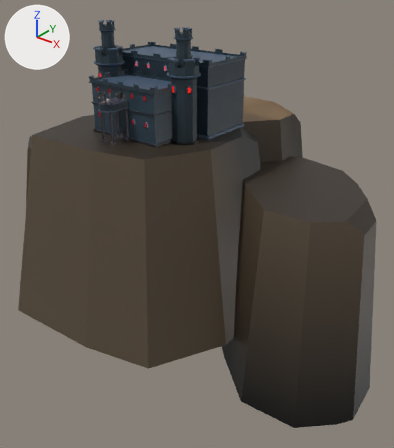
Two versions of the Blender file Art/Boss Battle/Boss Battle Env.blend, one commit apart.
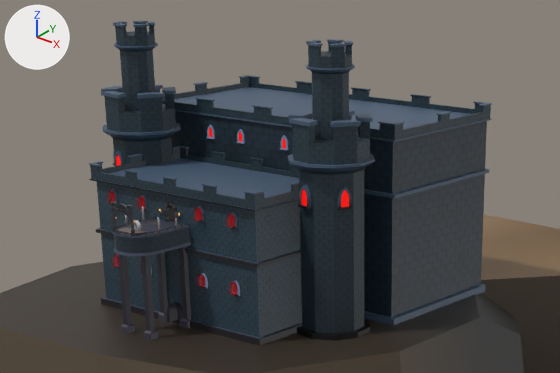
Each version appears first whole from a 50 mm camera at (327.0, -303.0, 103.0) aimed at (29.0, 70.0, -128.0), and next in a close-up on the part from 14% to 69% of the width and 3% to 35% of the height. The axes (+X, +Y, +Z) are drawn at upper left. The lights are the same throughout.

Objects in the first close-up: 'Balcony', 'Castle Ending Hill', 'Castle Endings', 'Castle Glow'.
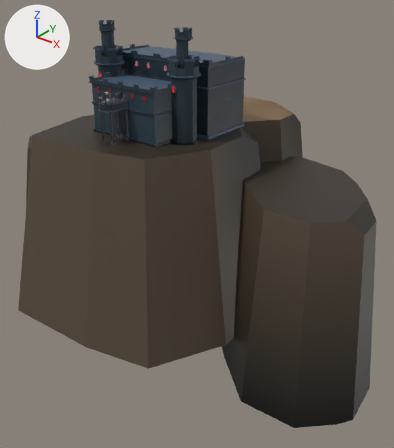
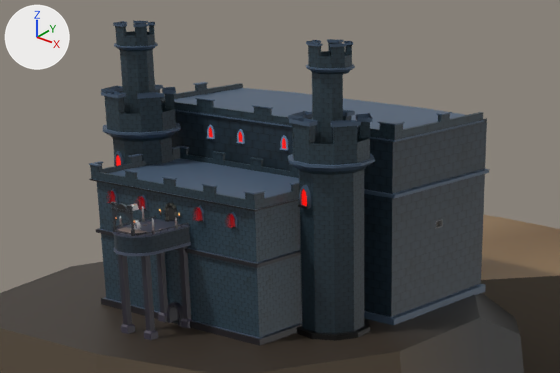
Boxes (x1, y1, x2, y2) around the edits, measured in the close-ups (560 x 373 px):
'Castle Endings', reshaped: before (89, 21, 492, 346); after (89, 21, 489, 346)
part 1 of me_plane_001, deleted: before (113, 152, 352, 296)
part 2 of me_plane_001, deleted (blue): before (239, 75, 492, 121)
part 3 of me_cube_014, deleted: before (198, 274, 206, 287)
part 4 of me_cube_014, deleted: before (114, 254, 119, 267)
part 5 of me_cube_014, deleted: before (231, 281, 238, 294)

Patch to the scene script:
```diff
--- a/Art/Boss Battle/Boss Battle Env.blend.py
+++ b/Art/Boss Battle/Boss Battle Env.blend.py
@@ me_plane_001 @@
 # used by ob_castle_endings; location = (0.8, 7.5, 0.0)
-me_plane_001.from_pydata(...)  # 2204 vertices, 2098 faces; spans x -57.8..57.3, y -1.8..96.4, z -34.8..55.4
+me_plane_001.from_pydata(...)  # 1932 vertices, 1754 faces; spans x -57.8..57.3, y -1.8..95.9, z -34.8..55.4
+# me_plane_001 part 1: 6 loose pieces with 324 vertices, spanning x -56.0..54.7, y -0.9..29.3, z -19.0..14.7, are deleted
+# me_plane_001 part 2: 126 vertices removed from x -56.2..56.3, y 91.5..96.4, z 25.5..30.9
 me_plane_001.materials.append(mat_brick_castle)
@@ me_plane_001 @@
 me_plane_001.materials.append(mat_vertex_colours_emission)
+me_plane_001.materials.append(mat_vertex_colours_metal)
+me_plane_001.materials.append(mat_glow_emission)
@@ me_cube_014 @@
 me_cube_014.from_pydata(...)  # 392 vertices, 272 faces; spans x -41.5..15.7, y -3.5..1.0, z -23.5..2.5
 # used by ob_castle_glow; location = (13.3, 7.3, 4.8)
+# me_cube_014 part 3: the loose piece of 22 vertices spanning x -1.6..1.6, y -3.5..-0.3, z -23.5..-18.7 is deleted
+# me_cube_014 part 4: the loose piece of 22 vertices spanning x -41.5..-38.4, y -3.5..-0.3, z -23.5..-18.7 is deleted
+# me_cube_014 part 5: the loose piece of 22 vertices spanning x 12.6..15.7, y -3.5..-0.3, z -23.5..-18.7 is deleted
 me_cube_014.materials.append(mat_gradient)
```
